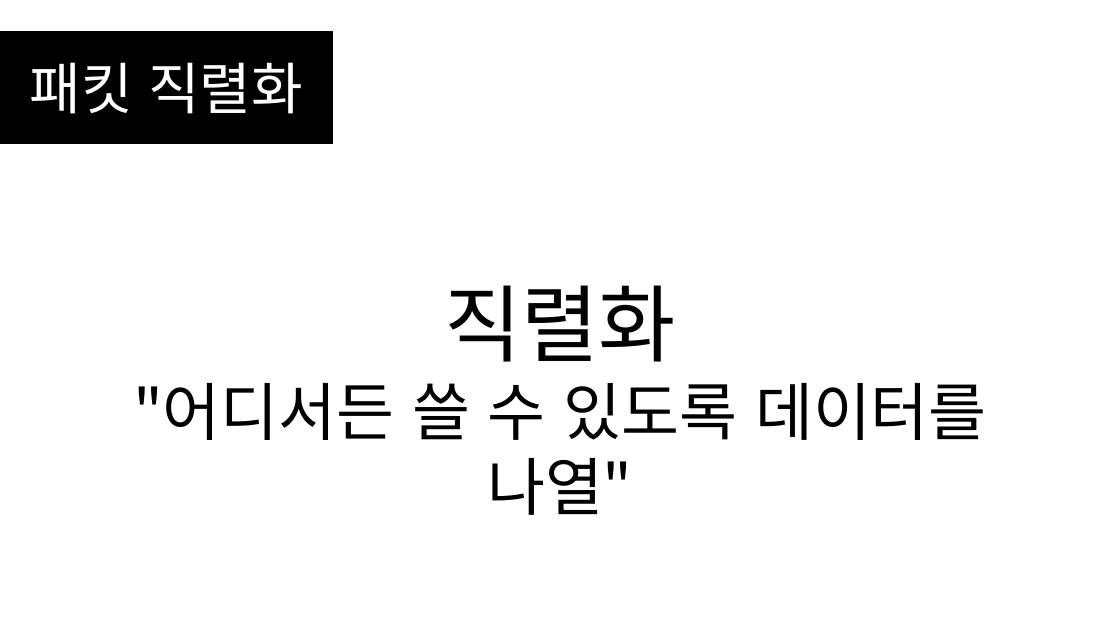
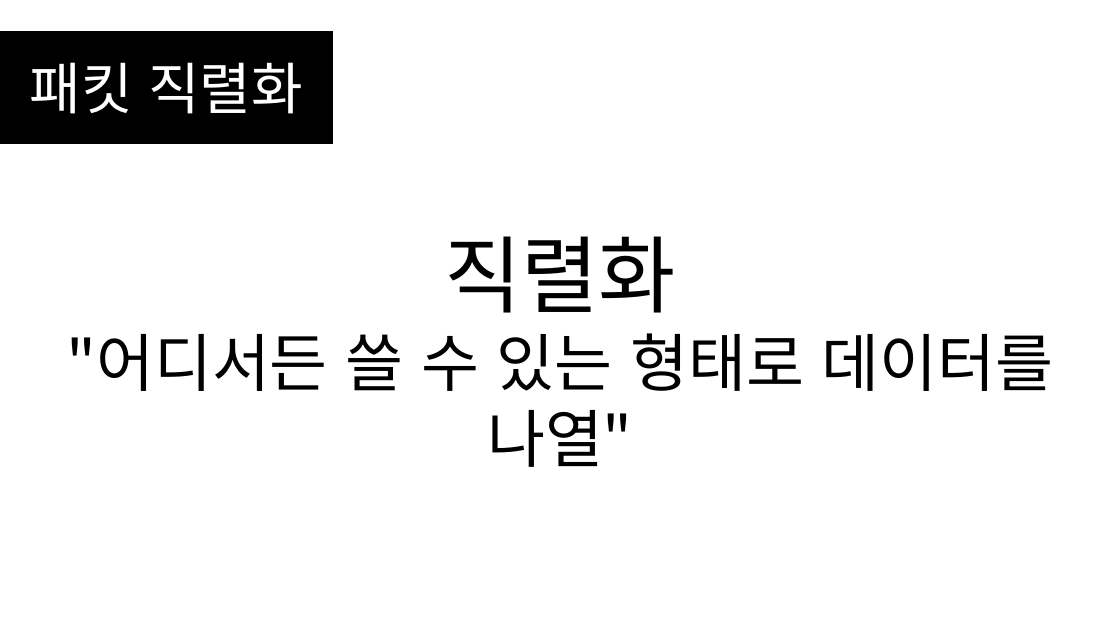
Before and after one commit to SEH00N/SDLU, a slide deck: slide 41 of ServerLecture/PT/6강 멀티스레드 서버 제작.pptx (slide 37 before the commit). Drawn at 1120x630 pixels with LibreOffice and Linux fonts; fonts in the diff are those of the drawing. Boxes give left, top, right and bottom in pixels: in the first picture for what was removed or moved away, otherwise in the second. Text is boxed around its words. In the diff, an @@ line names an element or a change of style, - is before the commit and + after.

```diff
--- a/ServerLecture/PT/6강 멀티스레드 서버 제작.pptx
+++ b/ServerLecture/PT/6강 멀티스레드 서버 제작.pptx
@@ text "직렬화": place and size @@
-text "직렬화" at box(133, 285, 987, 515)
+text "직렬화" at box(66, 236, 1054, 391)
@@ text at box(66, 333, 1054, 391): text changed @@
-"어디서든 쓸 수 있도록 데이터를 나열"
+"어디서든 쓸 수 있는 형태로 데이터를 나열"
```
Also in this commit, not shown: 36 slides added, 1 slide removed, 1 other file.
